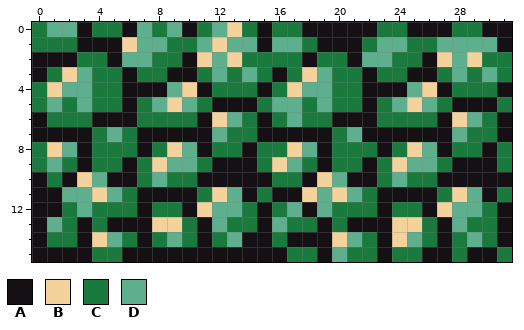
A pixel-art sprite gets an edit: GoedWare Jam 14 Project/res/world/Bush-14.png. The first picture shows the starting point.
The file is 32x16 pixels.
Palette (. is transparent): A #141013  B #f4d29c  C #1a7a3e  D #5daf8d
Pixels before, first column x 0:
 0 CDDACCADCDACDBCACCAAAAACCAAACCAA
 1 CCCAAABDDCCDBDDADDCAAACDDCCDDDDA
 2 AAACCADDCCABDBCCCCACCADDCCABDBCC
 3 ACBDCCACCAACDCDCACBDCCACCAACDCDC
 4 CBDDCCAAADBACCCACBDDCCAAADBACCCA
 5 CDCDCCACDBDCAAACDDCDCCACDBDCAAAC
 6 ACCCAAACCCCABDCACDCCAAACCCCABDCA
 7 AAAACDCAAAAADCCAAAAACDAAAAAADCCA
 8 CBDACCCACBDACCACCBDACCCACBDACCAC
 9 CDCACCACBDDCAAACBDCACCACBDDCAAAC
10 ACABDAACDCCAAAAACCABDAACDCCAAAAA
11 AADDBDCAAAACBDACAABDBDCAAAACBDAC
12 AACDCCCACCABDDCACDADCCCACCABDDCA
13 ADCACAAABBCADCCADCCACAAABBCADCCA
14 ACCABDCACDCACDAACAAABDCABDCACDCA
15 AAAACCAAAAAAAAAAACCADCCACCAACAAC
And afterwards:
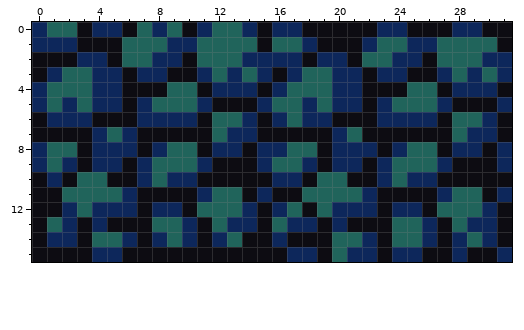
What changed:
colour A: #141013 -> #0d0c12
colour C: #1a7a3e -> #0d275b
colour D: #5daf8d -> #20645b
y 0: x 13 B -> D
y 1: x 6 B -> D; x 12 B -> D
y 2: x 11 B -> D; x 13 B -> D; x 27 B -> D; x 29 B -> D
y 3: x 2 B -> D; x 18 B -> D
y 4: x 1 B -> D; x 10 B -> D; x 17 B -> D; x 26 B -> D
y 5: x 9 B -> D; x 25 B -> D
y 6: x 12 B -> D; x 28 B -> D
y 8: x 1 B -> D; x 9 B -> D; x 17 B -> D; x 25 B -> D
y 9: x 8 B -> D; x 16 B -> D; x 24 B -> D
y 10: x 3 B -> D; x 19 B -> D
y 11: x 4 B -> D; x 12 B -> D; x 18 B -> D; x 20 B -> D; x 28 B -> D
y 12: x 11 B -> D; x 27 B -> D
y 13: x 8..9 BB -> DD; x 24..25 BB -> DD
y 14: x 4 B -> D; x 20 B -> D; x 24 B -> D
Where, in picture pixels (left, top, right, bottom), the same in both pictures:
changed: (32, 22, 512, 262)
